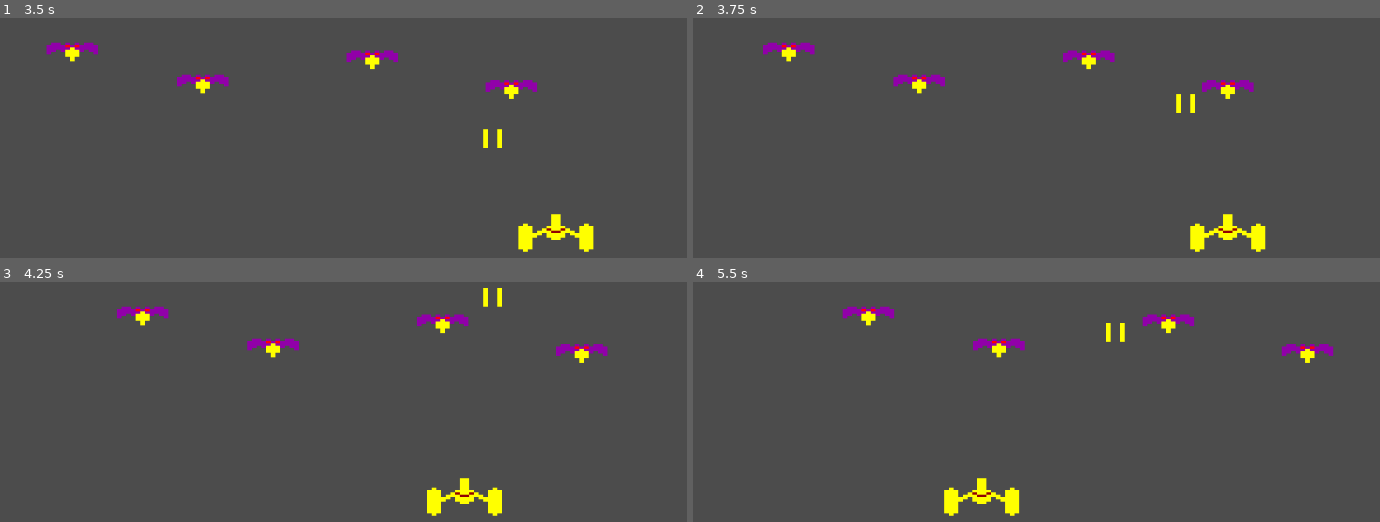
Above: before the commit, frames 1-4 (two rows, left to right).
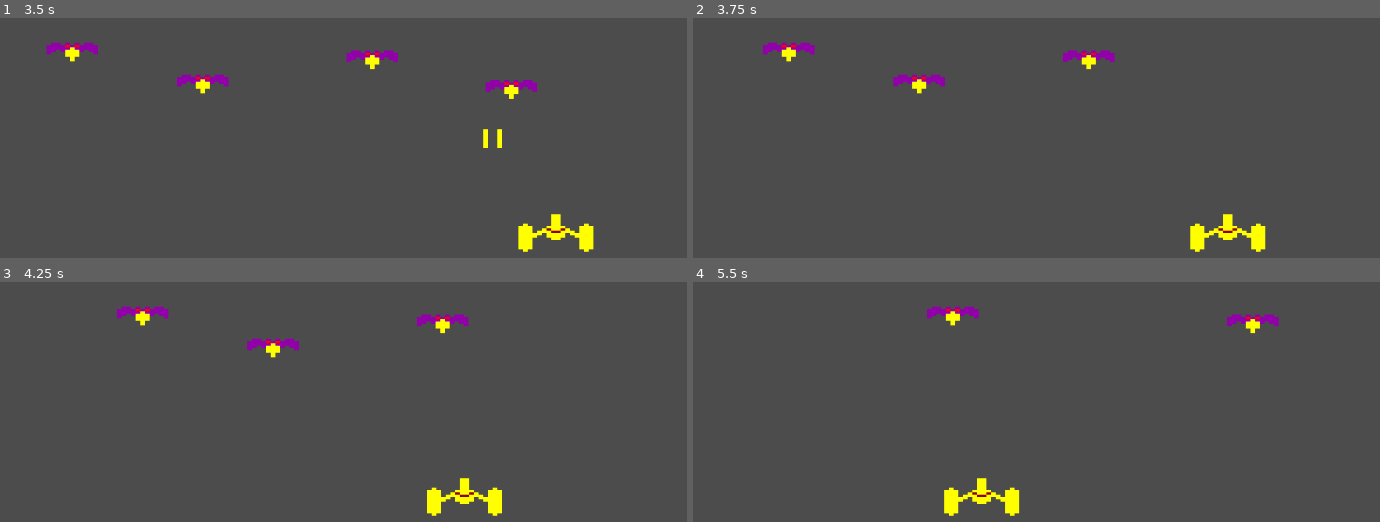
Above: after the commit, the same moments.

Repository: FranzMV/SpaceHawks
Game: Godot game, scene res://EscenaDeJuego.tscn
Same seed, same stepped clock (60 frames per second), same inputs: the game is played once before the commit and once after it.
Inputs:
- Up to frame 1 (3.5 s): hold Right (ui_right) 0.53-1.28 s; tap Space at 0.77, 1.52, 3.02 s; hold Left (ui_left) 1.28-2.03 s; hold Right (ui_right) from 2.03 s (still down)
- Up to frame 2 (3.75 s): release Right (ui_right) at 3.53 s; hold Left (ui_left) from 3.53 s (still down)
- Up to frame 3 (4.25 s): keep holding Left (ui_left); tap Space at 3.77 s
- Up to frame 4 (5.5 s): keep holding Left (ui_left); tap Space at 4.52 s

Frame 1 is identical in both runs. In frame 2, 0.4% of the frame differs, in the area x 70-82%, y 25-40%; in frame 3, 0.5%; in frame 4, 2.1%, in the area x 21-94%, y 10-34%.

Commit message:
Colisiones

Diff:
--- a/Disparo.tscn
+++ b/Disparo.tscn
@@ -1,10 +1,16 @@
-[gd_scene load_steps=3 format=2]
+[gd_scene load_steps=4 format=2]
 
 [ext_resource path="res://images/disparo.png" type="Texture" id=1]
 [ext_resource path="res://Disparo.gd" type="Script" id=2]
+
+[sub_resource type="RectangleShape2D" id=1]
+extents = Vector2( 13.0466, 12.7241 )
 
 [node name="Disparo" type="Area2D"]
 script = ExtResource( 2 )
 
 [node name="Sprite" type="Sprite" parent="."]
 texture = ExtResource( 1 )
+
+[node name="CollisionShape2D" type="CollisionShape2D" parent="."]
+shape = SubResource( 1 )
--- a/Enemigo.gd
+++ b/Enemigo.gd
@@ -5,7 +5,7 @@
 
 
 func _ready():
-	pass
+	connect("area_entered", self, "recibirDisparo")
 
 
 func _process(delta):
@@ -14,3 +14,8 @@
 	if position.x < 100 or position.x > 900:
 		velocidadActual = - velocidadActual
 		get_parent().get_node("BloqueDeEnemigos").velocidad = velocidadActual
+
+
+func recibirDisparo(object):
+	object.queue_free()
+	queue_free()
--- a/Enemigo.tscn
+++ b/Enemigo.tscn
@@ -1,10 +1,16 @@
-[gd_scene load_steps=3 format=2]
+[gd_scene load_steps=4 format=2]
 
 [ext_resource path="res://Enemigo.gd" type="Script" id=1]
 [ext_resource path="res://images/enemigo1a.png" type="Texture" id=2]
+
+[sub_resource type="RectangleShape2D" id=1]
+extents = Vector2( 35, 15 )
 
 [node name="Enemigo" type="Area2D"]
 script = ExtResource( 1 )
 
 [node name="Sprite" type="Sprite" parent="."]
 texture = ExtResource( 2 )
+
+[node name="CollisionShape2D" type="CollisionShape2D" parent="."]
+shape = SubResource( 1 )
